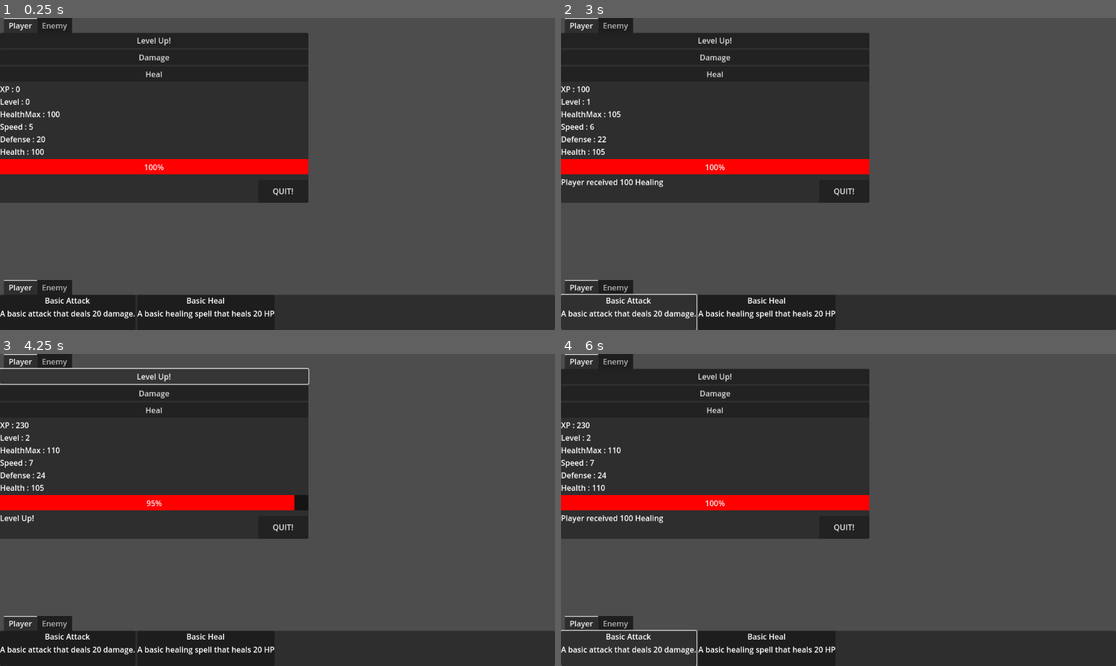
Above: before the commit, frames 1-4 (two rows, left to right).
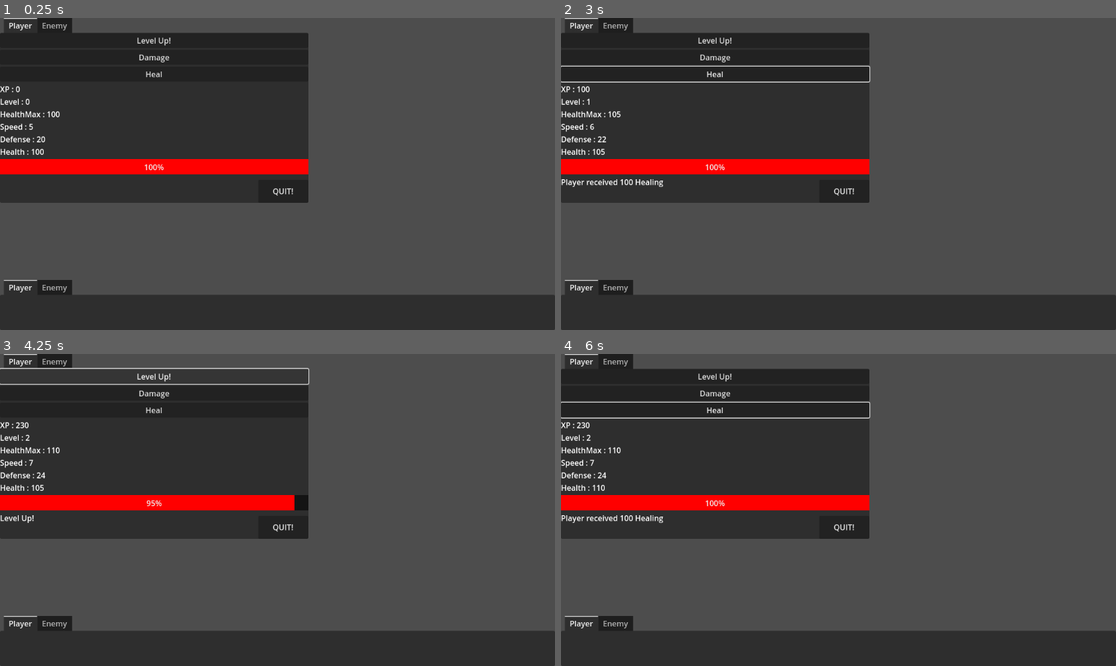
Above: after the commit, the same moments.

Repository: Smileanimations/Big-Buffoon-s-Bozo-Adventure
Game: Godot game, scene res://scenes/FightTest.tscn
Same seed, same stepped clock (60 frames per second), same inputs: the game is played once before the commit and once after it.
Inputs (mouse positions are in pixels of both pictures, inside the frame that each line leads up to):
- Up to frame 1 (0.25 s): no input
- Up to frame 2 (3 s): click "Level Up!" at 0.5 s; click "Damage" at 1.25 s; click "Heal" at 2 s; click (627, 311) at 2.77 s
- Up to frame 3 (4.25 s): click "Level Up!" at 3.5 s
- Up to frame 4 (6 s): click "Damage" at 4.25 s; click "Heal" at 5 s; click (627, 647) at 5.77 s

The runs differ from the first frame. In frame 1, 0.6% of the frame differs, in the area x 0-50%, y 89-97%; in frame 2, 1.3%, in the area x 0-56%, y 15-100%; in frame 3, 0.6%; in frame 4, 1.3%.

Commit message:
i hate EVERYTHING

Diff:
--- a/scenes/FightTest.tscn
+++ b/scenes/FightTest.tscn
@@ -9,11 +9,9 @@
 [node name="Characters" type="Node" parent="."]
 
 [node name="Player" parent="Characters" instance=ExtResource("1_v3fi4")]
-moveList = PackedStringArray("res://moves/attack/AttackBasic.tscn", "res://moves/heal/HealBasic.tscn")
 
 [node name="Enemy" parent="Characters" instance=ExtResource("1_v3fi4")]
 charFaction = "Enemy"
-moveList = PackedStringArray("res://moves/attack/AttackBasic.tscn", "res://moves/heal/HealBasic.tscn")
 
 [node name="chartools" type="TabContainer" parent="."]
 offset_right = 640.0
--- a/scenes/Main Menu.tscn
+++ b/scenes/Main Menu.tscn
@@ -1,3 +1,22 @@
-[gd_scene format=3 uid="uid://ded2i20h2el0u"]
+[gd_scene load_steps=2 format=3 uid="uid://ded2i20h2el0u"]
+
+[ext_resource type="Script" path="res://scripts/mainmenu.gd" id="1_khqoe"]
 
 [node name="Main Menu" type="Node2D"]
+script = ExtResource("1_khqoe")
+
+[node name="TabContainer" type="TabContainer" parent="."]
+offset_right = 1152.0
+offset_bottom = 648.0
+
+[node name="Button" type="Button" parent="."]
+anchors_preset = 15
+anchor_right = 1.0
+anchor_bottom = 1.0
+offset_left = 477.0
+offset_top = 186.0
+offset_right = 692.0
+offset_bottom = 281.0
+grow_horizontal = 2
+grow_vertical = 2
+text = "LETS GO!"
--- /dev/null
+++ b/scripts/mainmenu.gd
@@ -0,0 +1,11 @@
+extends Node
+
+
+# Called when the node enters the scene tree for the first time.
+func _ready():
+	pass # Replace with function body.
+
+
+# Called every frame. 'delta' is the elapsed time since the previous frame.
+func _process(delta):
+	pass
--- a/scripts/toolbox.gd
+++ b/scripts/toolbox.gd
@@ -60,6 +60,6 @@
 	updateStats()
 
 
-# Removes the text after the 3 second timer runs out
+# Removes the text after the 2 second timer runs out
 func _on_timer_timeout():
 	resultLabel.text = ""
